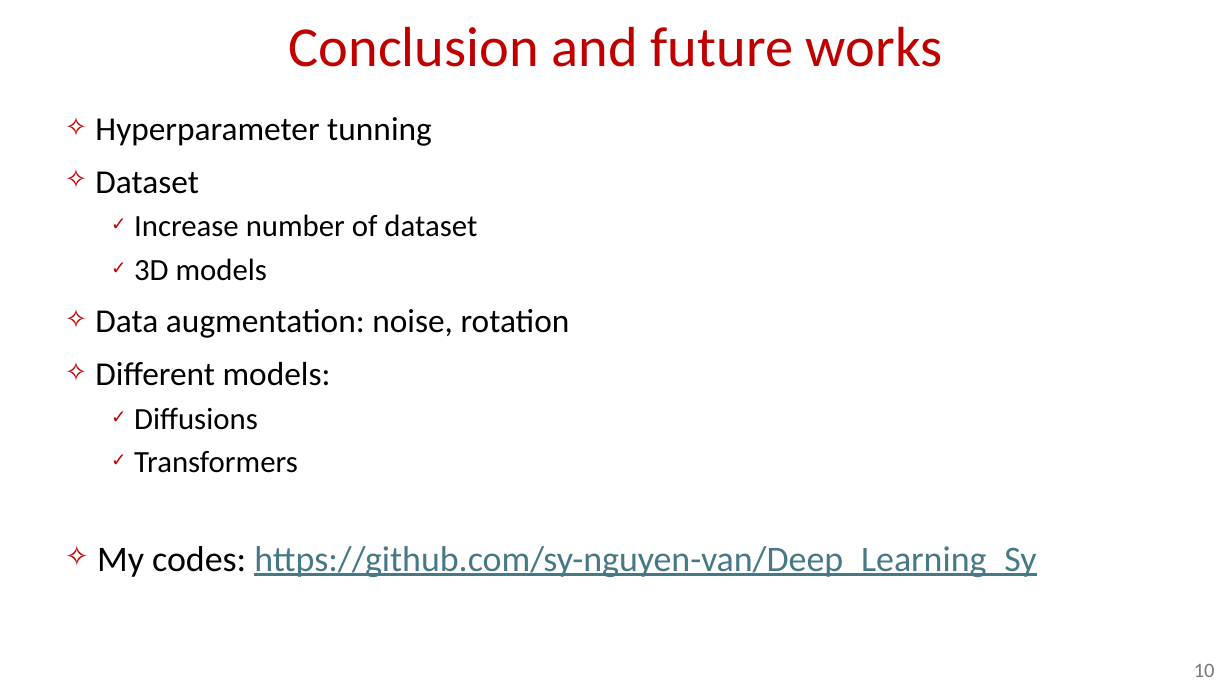
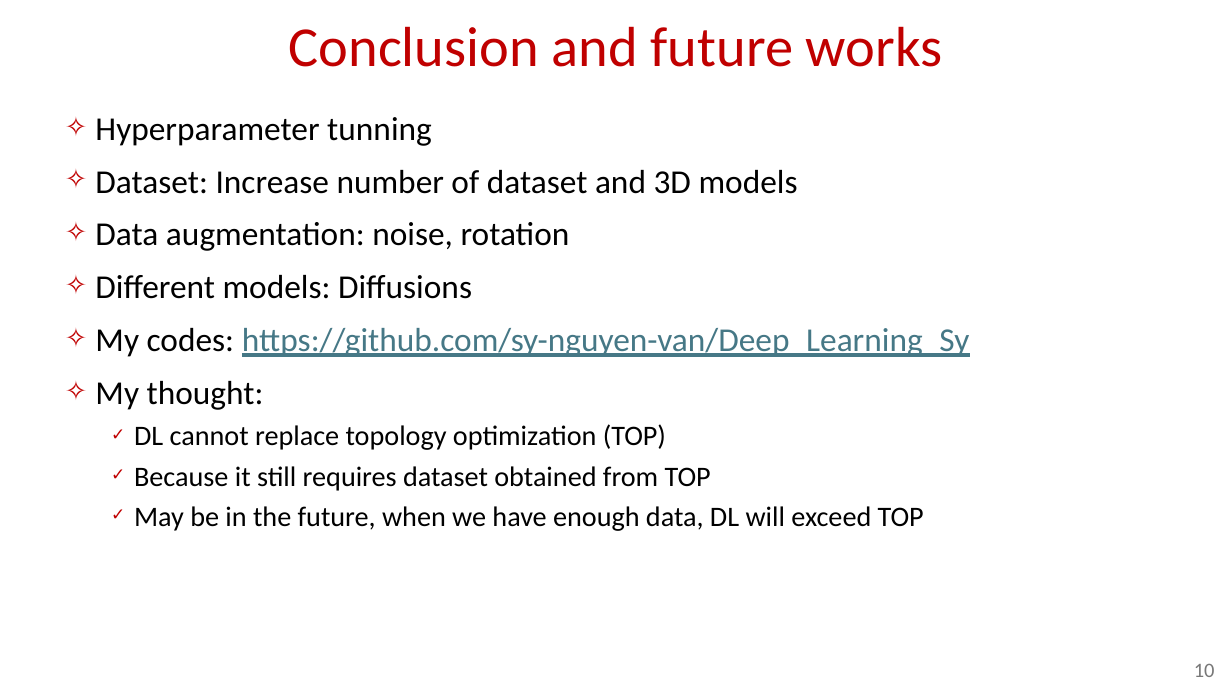
Before and after one commit to sy-nguyen-van/Deep_Learning_Sy, a slide deck: slide 10 of Sy_Unet_CNN.pptx. Drawn at 1232x693 pixels with LibreOffice and Linux fonts; fonts in the diff are those of the drawing. Boxes give left, top, right and bottom in pixels: in the first picture for what was removed or moved away, otherwise in the second. Text is boxed around its words. In the diff, an @@ line names an element or a change of style, - is before the commit and + after.

```diff
--- a/Sy_Unet_CNN.pptx
+++ b/Sy_Unet_CNN.pptx
@@ text at <box>95,170,798,194</box>: text changed; size 24 to 26 pt @@
-✧ Dataset
-  ✓ Increase number of dataset
-  ✓ 3D models
+✧ Dataset: Increase number of dataset and 3D models
@@ text at <box>95,275,472,299</box>: text changed; size 24 to 26 pt @@
-✧ Different models:
-  ✓ Diffusions
-  ✓ Transformers
+✧ Different models: Diffusions
@@ text at <box>95,328,969,357</box>: size 28 to 26 pt in "My codes: https://github.com/sy-nguyen-van/Deep_Learning_Sy" @@
@@ text at <box>95,381,924,531</box>: paragraphs added @@
+✧ My thought:
+  ✓ DL cannot replace topology optimization (TOP)
+  ✓ Because it still requires dataset obtained from TOP
+  ✓ May be in the future, when we have enough data, DL will exceed TOP
```
Also in this commit, not shown: 3 other files.
